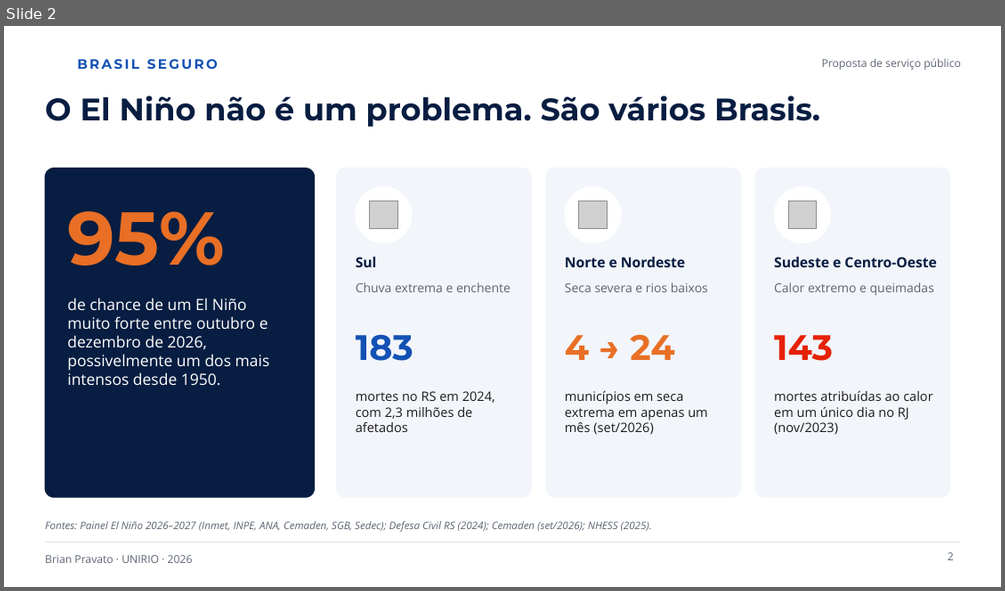
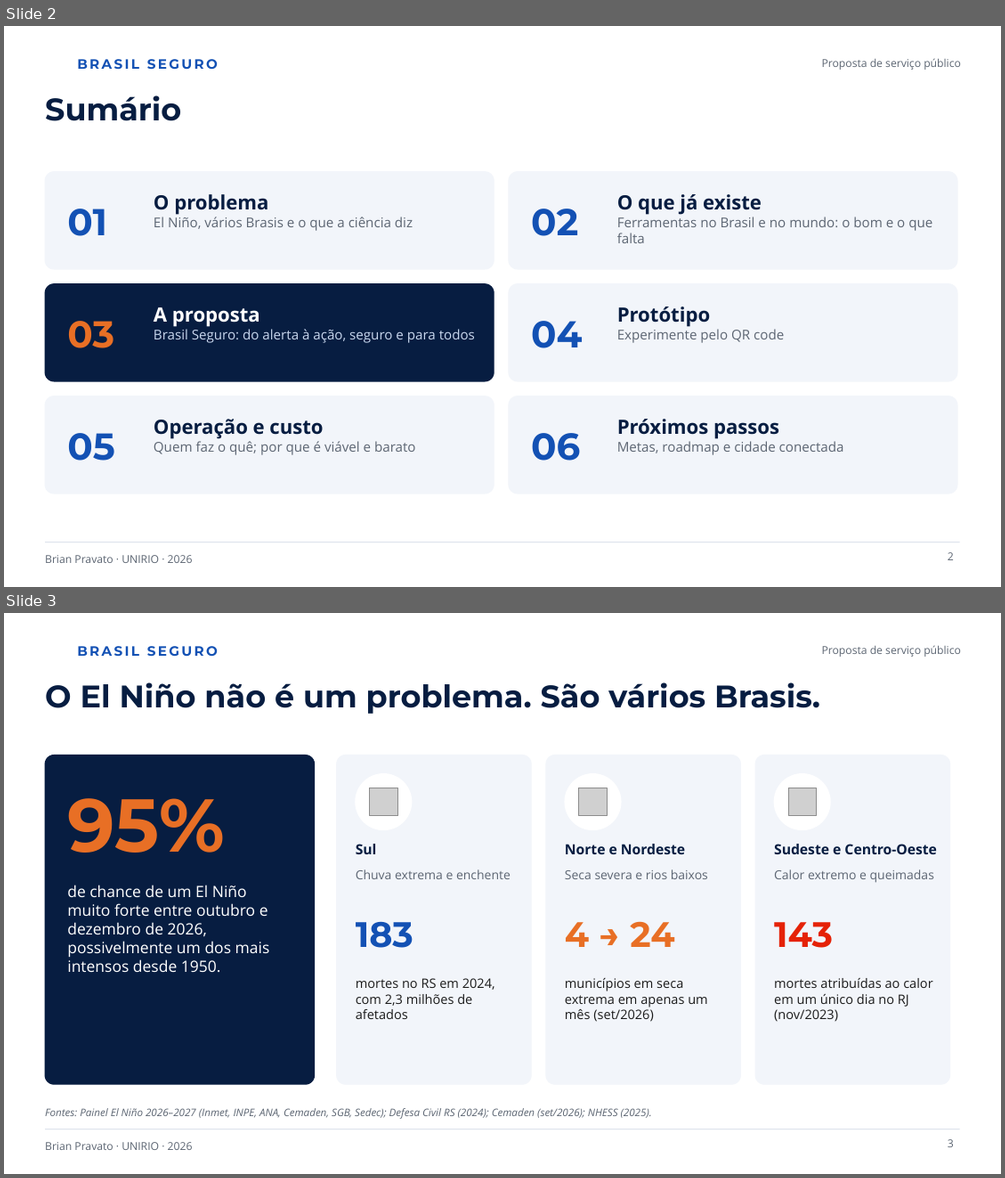
Before and after one commit to kbrianps/brasil-seguro, a slide deck: brasil-seguro.pptx. Shown one above the other, each under a label of ours: slide 2 before the commit, slides 2 and 3 after it. The pictures are 1005x591 and 1005x1178 pixels, drawn with LibreOffice and Linux fonts; fonts in the diff are those of the drawing; grey boxes stand for pictures; background and template pictures are left out. Boxes give left, top, right and bottom in pixels: in the first picture for what was removed or moved away, otherwise in the second. Text is boxed around its words. In the diff, an @@ line names an element or a change of style, - is before the commit and + after.

```diff
--- a/brasil-seguro.pptx
+++ b/brasil-seguro.pptx
@@ slide 2 added at [4,26,1001,587], background #FFFFFF; not listed: 4 template elements that a slide beside it also shows @@
@@ title added at [45,95,181,121], 30 pt, text #071D41, bold @@
+Sumário
@@ rounded rectangle added at [45,172,494,269], fill #F2F5FA, outline #F2F5FA 1 pt @@
@@ rounded rectangle added at [509,172,957,269], fill #F2F5FA, outline #F2F5FA 1 pt @@
@@ text added at [67,208,107,236], 36 pt, text #1351B4, bold @@
+01
@@ text added at [154,194,413,231], 13 pt, text #5D6673 @@
+O problema
+El Niño, vários Brasis e o que a ciência diz
@@ text added at [531,208,578,236], 36 pt, text #1351B4, bold @@
+02
@@ text added at [617,194,932,243], 13 pt, text #5D6673 @@
+O que já existe
+Ferramentas no Brasil e no mundo: o bom e o que falta
@@ rounded rectangle added at [45,284,494,381], fill #071D41, outline #071D41 1 pt @@
@@ rounded rectangle added at [509,284,957,381], fill #F2F5FA, outline #F2F5FA 1 pt @@
@@ text added at [154,307,475,343], 13 pt, text #C9D7EE @@
+A proposta
+Brasil Seguro: do alerta à ação, seguro e para todos
@@ text added at [617,306,784,343], 13 pt, text #5D6673 @@
+Protótipo
+Experimente pelo QR code
@@ text added at [67,321,114,348], 36 pt, text #E86F25, bold @@
+03
@@ text added at [531,321,582,348], 36 pt, text #1351B4, bold @@
+04
@@ rounded rectangle added at [45,396,494,493], fill #F2F5FA, outline #F2F5FA 1 pt @@
@@ rounded rectangle added at [509,396,957,493], fill #F2F5FA, outline #F2F5FA 1 pt @@
@@ text added at [154,418,415,455], 13 pt, text #5D6673 @@
+Operação e custo
+Quem faz o quê; por que é viável e barato
@@ text added at [617,418,844,455], 13 pt, text #5D6673 @@
+Próximos passos
+Metas, roadmap e cidade conectada
@@ text added at [67,433,115,460], 36 pt, text #1351B4, bold @@
+05
@@ text added at [531,433,580,460], 36 pt, text #1351B4, bold @@
+06
@@ page number added at [947,552,954,560], 10.5 pt, text #5D6673 @@
+2
@@ what was slide 2 is now slide 3 @@
@@ page number at [947,1139,954,1147]: text changed @@
-2
+3
```
Also in this commit, not shown: 8 slides changed, 1 other slide added, 3 other files.
